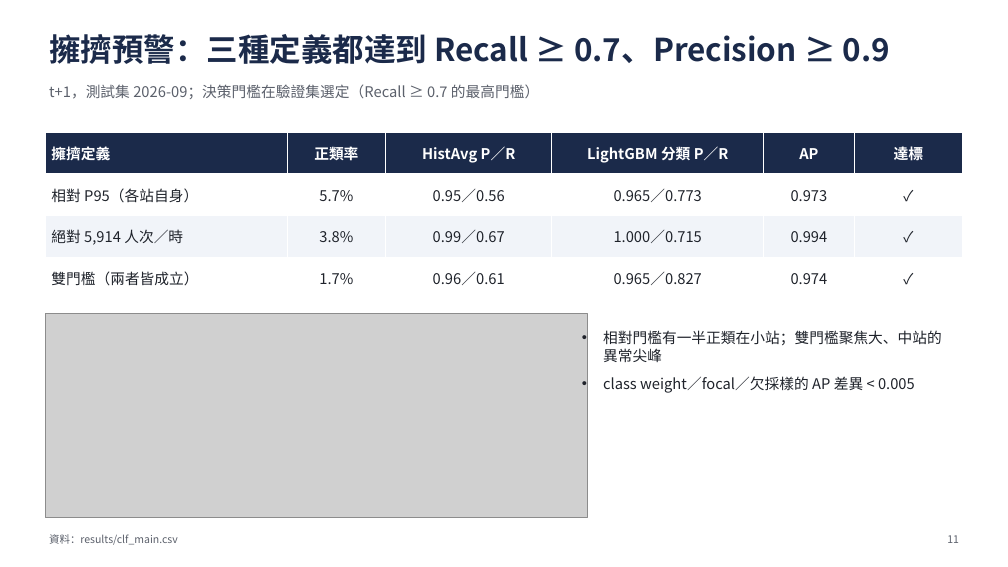
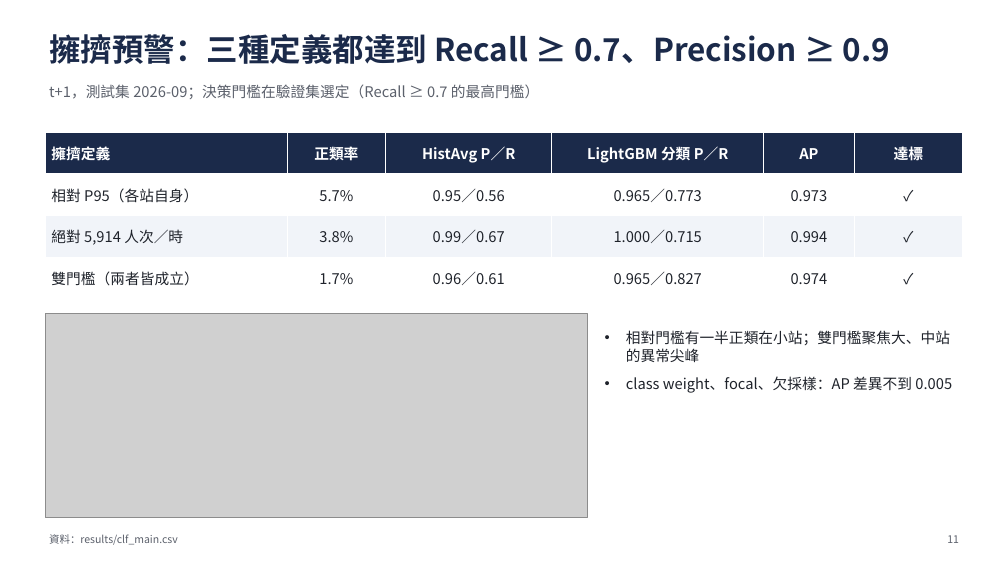
Before and after one commit to ChiJiun/taipei-mrt-crowd-forecast, a slide deck: slide 11 of report/slides.pptx. Drawn at 1008x567 pixels with LibreOffice and Linux fonts; fonts in the diff are those of the drawing; grey boxes stand for pictures. Boxes give left, top, right and bottom in pixels: in the first picture for what was removed or moved away, otherwise in the second. Text is boxed around its words. In the diff, an @@ line names an element or a change of style, - is before the commit and + after.

Commit message:
E: layout fixes - docx column widths and table page breaks; slide spacing, axis baseline, line breaks

```diff
--- a/report/slides.pptx
+++ b/report/slides.pptx
@@ text "相對門檻有一半正類在小站；雙門檻聚焦大、中站的異常尖峰": place and size @@
-text "相對門檻有一半正類在小站；雙門檻聚焦大、中站的異常尖峰" at box(603, 330, 942, 393)
+text "相對門檻有一半正類在小站；雙門檻聚焦大、中站的異常尖峰" at box(626, 330, 952, 393)
@@ text at box(626, 376, 952, 393): text changed @@
-• class weight／focal／欠採樣的 AP 差異 < 0.005
+• class weight、focal、欠採樣：AP 差異不到 0.005
```
Also in this commit, not shown: 6 other slides changed, 4 other files.
